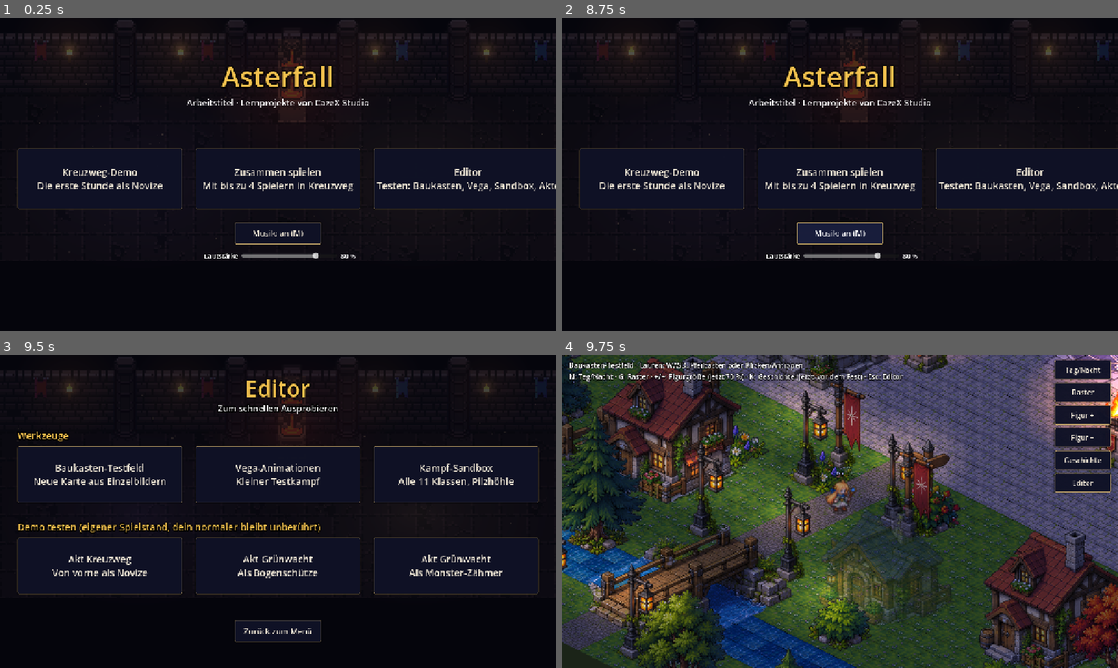
Above: before the commit, frames 1-4 (two rows, left to right).
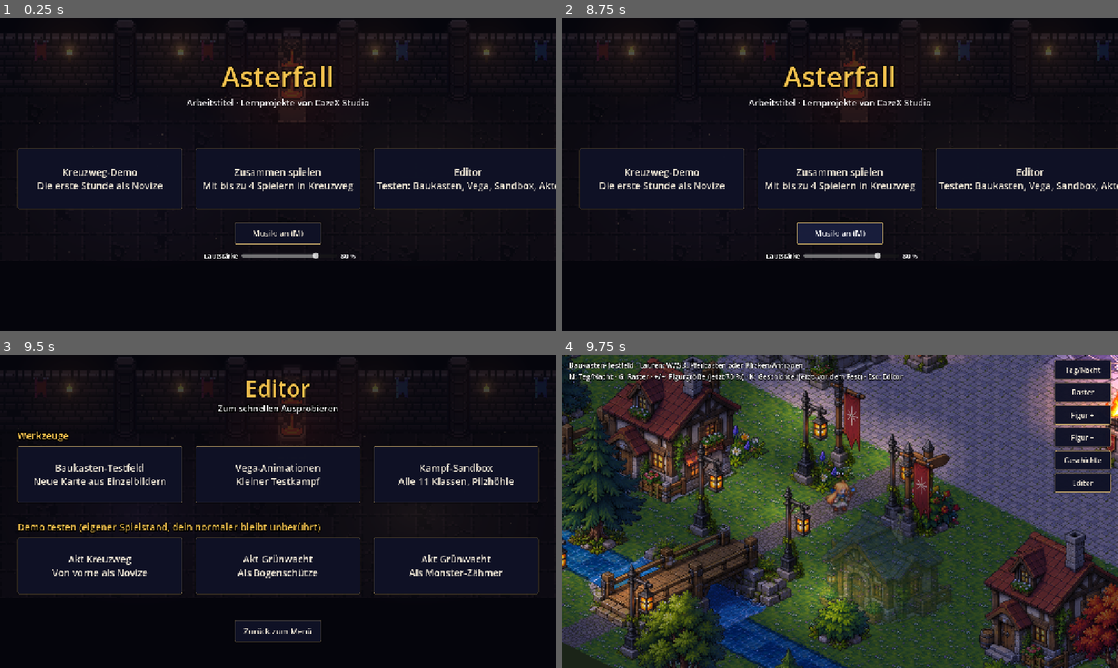
Above: after the commit, the same moments.

Repository: CazeX-studio/MiniKampf
Game: Godot game, scene res://scenes/menu.tscn
The game is run twice, just before and just after one commit, with the same random seed, the same clock (stepped at 60 frames per second) and the same inputs.
Inputs (mouse positions are in pixels of both pictures, inside the frame that each line leads up to):
- Up to frame 1 (0.25 s): no input
- Up to frame 2 (8.75 s): click "Kreuzweg-Demo Die erste Stund…" at 0.5 s; click "Menü" at 1.25 s; click "Zusammen spielen Mit bis zu 4…" at 2 s; click (828, 99) at 2.77 s; type "12" at 2.85 s; click "<" at 3.5 s; click ">" at 4.25 s; click "Gastgeber werden" at 5 s; click "Beitreten (Adresse oben)" at 5.75 s; click "Zurück" at 6.5 s; click "Musik: an (M)" at 7.25 s; click "Musik: aus (M)" at 8 s
- Up to frame 3 (9.5 s): click "Editor Testen: Baukasten, Veg…" at 8.75 s
- Up to frame 4 (9.75 s): click "Baukasten-Testfeld Neue Karte…" at 9.5 s

Frames 1-3 are identical in both runs. In frame 4, 9.9% of the frame differs, in the area x 0-100%, y 0-100%.

Commit message:
Bauauftrag: Übergänge zwischen den Böden und Ufer im Baukasten
Co-Authored-By: Claude Opus 5.5 <noreply@anthropic.com>
Claude-Session: https://claude.ai/code/session_01BHCPNy1F47Z7gZ7RGUu5gt

Diff:
--- a/data/baukasten_teile.json
+++ b/data/baukasten_teile.json
@@ -6,26 +6,30 @@
 			"bilder": [
 				"boden/gras_1.png",
 				"boden/gras_2.png"
-			]
+			],
+			"vorrang": 4
 		},
 		"#": {
 			"name": "Pflaster",
 			"bilder": [
 				"boden/pflaster_1.png",
 				"boden/pflaster_2.png"
-			]
+			],
+			"vorrang": 2
 		},
 		"o": {
 			"name": "Marktplatz",
 			"bilder": [
 				"boden/platz.png"
-			]
+			],
+			"vorrang": 1
 		},
 		"e": {
 			"name": "Erde",
 			"bilder": [
 				"boden/erde.png"
-			]
+			],
+			"vorrang": 3
 		},
 		"~": {
 			"name": "Wasser",
@@ -33,7 +37,8 @@
 				"boden/wasser_1.png",
 				"boden/wasser_2.png"
 			],
-			"begehbar": false
+			"begehbar": false,
+			"vorrang": 0
 		}
 	},
 	"objekte": {
--- a/scripts/welt/baukasten_test.gd
+++ b/scripts/welt/baukasten_test.gd
@@ -21,6 +21,18 @@
 ## So durchsichtig werden Dinge, hinter denen die Figur steht
 const FADE_ALPHA := 0.45
 const ASSET_PATH := "res://assets/baukasten/"
+## Übergänge zwischen Böden: Der Boden mit mehr "vorrang" (data/baukasten_teile.json) ragt mit einem unregelmäßigen,
+## weichen Rand ins Nachbarfeld (Gras wächst über das Pflaster, am Wasser entsteht ein Ufer).
+## Kanten (gerade Nachbarn) und Ecken (schräge Nachbarn), in Feldern
+const KANTEN: Array[Vector2i] = [Vector2i(1, 0), Vector2i(-1, 0), Vector2i(0, 1), Vector2i(0, -1)]
+const ECKEN: Array[Vector2i] = [Vector2i(1, 1), Vector2i(-1, -1), Vector2i(1, -1), Vector2i(-1, 1)]
+## Wie weit der Rand ins Feld ragt (Anteil eines Feldes), wie stark er ausfranst und wie weich er ausläuft
+const RAND_WEITE := 0.3
+const RAND_FRANSEN := 0.2
+const RAND_WEICH := 0.07
+## Am Ufer liegt im Wasser ein dunkler Schatten etwas weiter als der Rand
+const UFER_WEITE := 0.5
+const UFER_SCHATTEN := Color(0.0, 0.03, 0.08, 0.45)
 
 var _teile: Dictionary
 var _size := Vector2i.ZERO
@@ -50,6 +62,8 @@
 var _camera: Camera2D
 var _modulate: CanvasModulate
 var _ground_colors := {}
+## Fertige Randbilder für Übergänge: "Bild|Richtung|Weite" -> ImageTexture
+var _rand_bilder := {}
 
 
 func _ready() -> void:
@@ -249,6 +263,100 @@
 					top + Vector2(0, TILE_H), top + Vector2(-TILE_W * 0.5, TILE_H * 0.5)])
 			_ground.draw_colored_polygon(diamond, _base_color(tex))
 			_ground.draw_texture_rect(tex, Rect2(top - Vector2(TILE_W * 0.5, 0), Vector2(TILE_W, TILE_H)), false)
+	# Danach die Übergänge (über allen Bodenfeldern, damit kein Nachbar sie wieder verdeckt)
+	for y in _size.y:
+		for x in _size.x:
+			_draw_uebergaenge(Vector2i(x, y))
+
+
+## Bild eines Bodenfeldes (jedes Feld nimmt immer dasselbe, aber zufällig wirkende Bild).
+func _boden_bild(cell: Vector2i) -> Texture2D:
+	var bilder: Array = _ground_def(cell).get("bilder", [])
+	if bilder.is_empty():
+		return null
+	return load(ASSET_PATH + bilder[(cell.x * 7 + cell.y * 13 + cell.x * cell.y) % bilder.size()])
+
+
+## Ränder der Nachbarn mit mehr Vorrang in dieses Feld malen.
+func _draw_uebergaenge(cell: Vector2i) -> void:
+	var mein := _ground_def(cell)
+	if mein.is_empty():
+		return
+	var rang: int = mein.get("vorrang", 0)
+	var rect := Rect2(cell_to_screen(Vector2(cell)) - Vector2(TILE_W * 0.5, 0), Vector2(TILE_W, TILE_H))
+	var wasser: bool = not mein.get("begehbar", true)
+	var richtungen: Array[Vector2i] = []
+	for d in KANTEN:
+		if _ground_def(cell + d).get("vorrang", 0) > rang:
+			richtungen.append(d)
+	for d in ECKEN:
+		# Eine Ecke nur, wenn die beiden Kanten daneben nicht schon denselben Boden zeigen
+		var art := _ground_char(cell + d)
+		if _ground_def(cell + d).get("vorrang", 0) > rang and _ground_char(cell + Vector2i(d.x, 0)) != art \
+				and _ground_char(cell + Vector2i(0, d.y)) != art:
+			richtungen.append(d)
+	# Erst der Uferschatten im Wasser, dann die Ränder
+	if wasser:
+		for d in richtungen:
+			if _ground_def(cell + d).get("begehbar", true):
+				_ground.draw_texture_rect(_rand(_boden_bild(cell + d), d, UFER_WEITE), rect, false, UFER_SCHATTEN)
+	for d in richtungen:
+		_ground.draw_texture_rect(_rand(_boden_bild(cell + d), d, RAND_WEITE), rect, false)
+
+
+func _ground_char(cell: Vector2i) -> String:
+	if cell.x < 0 or cell.y < 0 or cell.x >= _size.x or cell.y >= _size.y:
+		return ""
+	return _rows[cell.y][cell.x]
+
+
+## Randbild: das Bodenbild des Nachbarn, das zur Kante (oder Ecke) d hin sichtbar ist und nach innen unregelmäßig ausläuft.
+func _rand(tex: Texture2D, d: Vector2i, weite: float) -> Texture2D:
+	var key := "%s|%d,%d|%.2f" % [tex.resource_path, d.x, d.y, weite]
+	if _rand_bilder.has(key):
+		return _rand_bilder[key]
+	var img := tex.get_image()
+	img.decompress()
+	img.convert(Image.FORMAT_RGBA8)
+	var w := img.get_width()
+	var h := img.get_height()
+	for py in h:
+		for px in w:
+			# Lage im Feld: u entlang x (0 oben links … 1 unten rechts), v entlang y
+			var sx := (px + 0.5) / w * TILE_W - TILE_W * 0.5
+			var sy := (py + 0.5) / h * TILE_H
+			var u := (sx / (TILE_W * 0.5) + sy / (TILE_H * 0.5)) * 0.5
+			var v := (sy / (TILE_H * 0.5) - sx / (TILE_W * 0.5)) * 0.5
+			var du := 1.0 - u if d.x > 0 else u
+			var dv := 1.0 - v if d.y > 0 else v
+			var abstand := du if d.y == 0 else (dv if d.x == 0 else Vector2(du, dv).length())
+			var fransen := (_rauschen(px, py, d) - 0.5) * RAND_FRANSEN
+			var a := clampf((weite + fransen - abstand) / RAND_WEICH, 0.0, 1.0)
+			var c := img.get_pixel(px, py)
+			c.a *= a
+			img.set_pixel(px, py, c)
+	var fertig := ImageTexture.create_from_image(img)
+	_rand_bilder[key] = fertig
+	return fertig
+
+
+## Weiches, festes Rauschen (gleiches Feld = gleicher Rand), damit die Kante wie Grasbüschel oder Erdbrocken ausfranst.
+func _rauschen(px: int, py: int, d: Vector2i) -> float:
+	var gx := px / 4.0
+	var gy := py / 2.0
+	var x0 := floori(gx)
+	var y0 := floori(gy)
+	var fx := gx - x0
+	var fy := gy - y0
+	var a := lerpf(_zufall(x0, y0, d), _zufall(x0 + 1, y0, d), fx)
+	var b := lerpf(_zufall(x0, y0 + 1, d), _zufall(x0 + 1, y0 + 1, d), fx)
+	return lerpf(a, b, fy)
+
+
+func _zufall(x: int, y: int, d: Vector2i) -> float:
+	var n := x * 374761393 + y * 668265263 + (d.x + 2) * 2147483 + (d.y + 2) * 1442695
+	n = (n ^ (n >> 13)) * 1274126177
+	return float((n ^ (n >> 16)) & 0xffff) / 65535.0
 
 
 func _base_color(tex: Texture2D) -> Color:
Binary file changed: assets/baukasten/boden/erde.png
Binary file changed: assets/baukasten/boden/gras_1.png
Binary file changed: assets/baukasten/boden/gras_2.png
Binary file changed: assets/baukasten/boden/pflaster_1.png
Binary file changed: assets/baukasten/boden/pflaster_2.png
Binary file changed: assets/baukasten/boden/platz.png
Binary file changed: assets/baukasten/boden/wasser_1.png
Binary file changed: assets/baukasten/boden/wasser_2.png
Not shown, changed: BAUAUFTRAEGE.md
Not shown, changed: FORTSCHRITT.md
Not shown, changed: data/BAUKASTEN.md
Not shown, changed: tools/baukasten_zuschneiden.py
